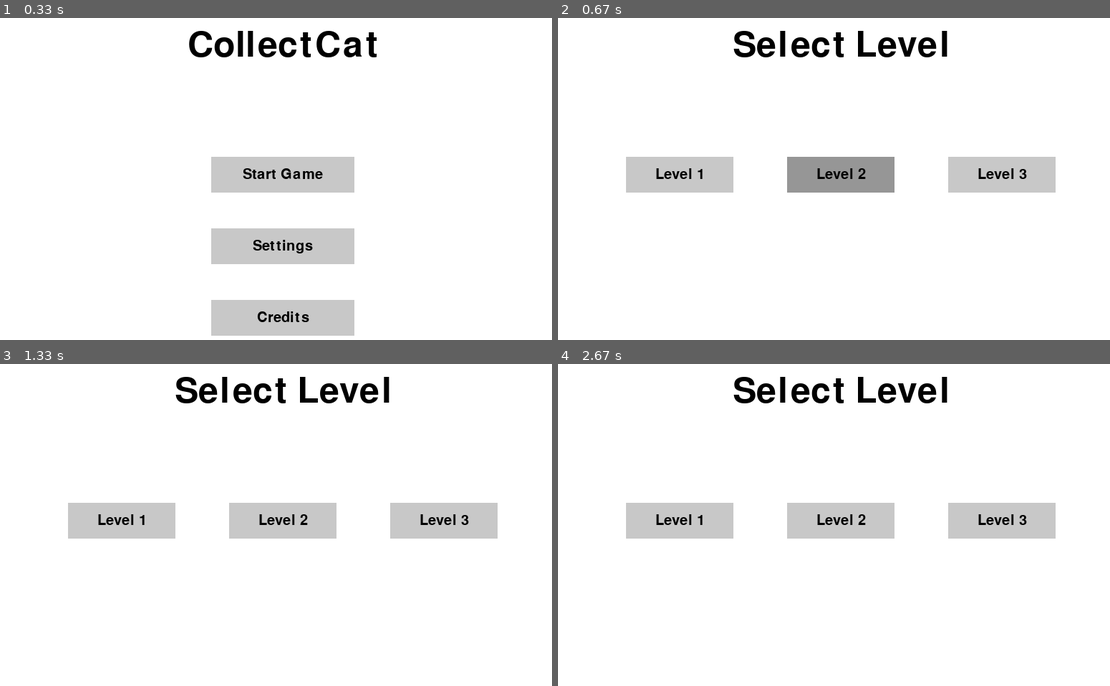
Above: before the commit, frames 1-4 (two rows, left to right).
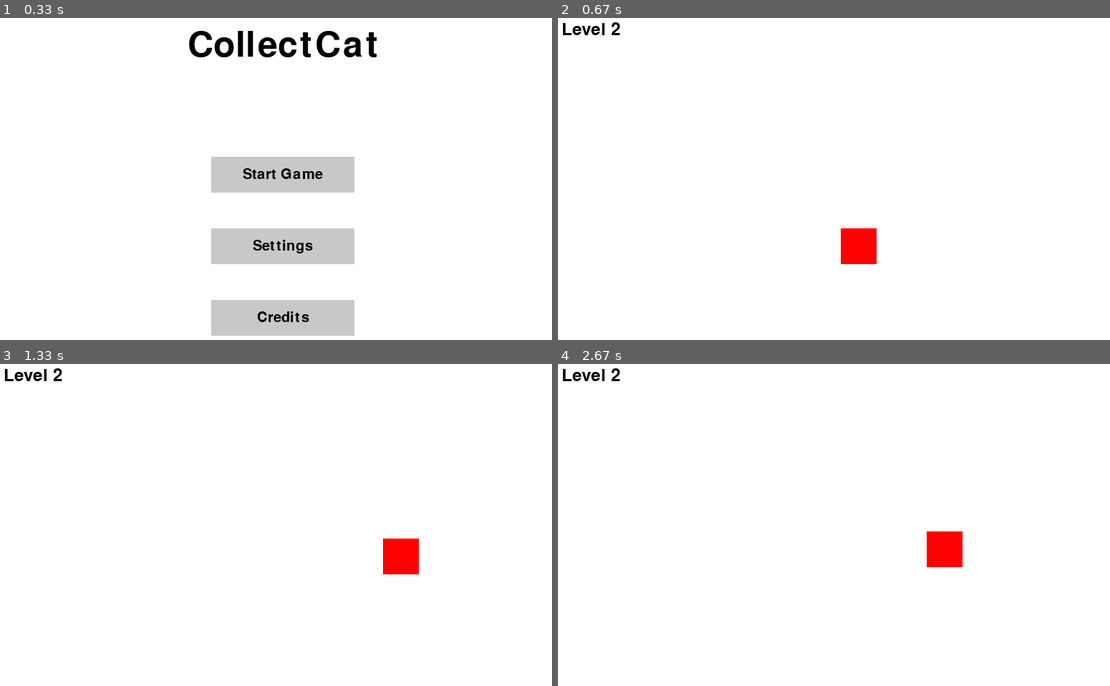
Above: after the commit, the same moments.

Repository: pondmaDev/PygameProject
Game: pygame game, started from main.py
Same seed, same stepped clock (60 frames per second), same inputs: the game is played once before the commit and once after it.
Inputs (mouse positions are in pixels of both pictures, inside the frame that each line leads up to):
- Up to frame 1 (0.33 s): no input
- Up to frame 2 (0.67 s): click "Start Game" at 0.38 s
- Up to frame 3 (1.33 s): hold Right 0.67-1.13 s; move the mouse to (259, 592) at 0.7 s; hold Up from 1.17 s (still down)
- Up to frame 4 (2.67 s): release Up at 1.47 s; hold Right 1.5-1.97 s; hold Left 2-2.53 s; hold Down from 2.57 s (still down)

Frame 1 is identical in both runs. In frame 2, 8.7% of the frame differs, in the area x 0-91%, y 1-77%; in frame 3, 8.7%; in frame 4, 8.7%.

Commit message:
After this , I add some character and new window for each level

Diff:
--- a/main.py
+++ b/main.py
@@ -1,6 +1,7 @@
-from scripts import interface
+
 import pygame
 import sys
+from scripts import *
 
 def check_interface():
     try:
@@ -10,32 +11,33 @@
 
         # Check if screen is created
         if not pygame.display.get_surface():
-            interface.screen = pygame.display.set_mode((interface.screen_width, interface.screen_height))
+            screen = pygame.display.set_mode((screen_width, screen_height))
 
         # Test draw_button function
-        test_button = interface.draw_button('Test', 100, 100, 100, 50, (200, 200, 200), (150, 150, 150))
+        test_button = draw_button('Test', 100, 100, 100, 50, (200, 200, 200), (150, 150, 150))
 
-        # Test main_menu function (just call it without entering the loop)
-        interface.main_menu()
+        # Test character creation
+        test_character = Character(screen_width // 2, screen_height // 2, 50, 50, RED)
 
-        # Test level_selection function (just call it without entering the loop)
-        interface.level_selection()
+        # Test movement function
+        keys = pygame.key.get_pressed()
+        move_character(test_character, keys, screen_width, screen_height)
 
-        print("Section 1 : Interface : Works Successfully")
+        print("Interface, Character, and Movement modules work successfully")
         return True
     except Exception as e:
-        print(f"Error in interface.py: {e}")
+        print(f"Error in initialization: {e}")
         return False
 
 def main():
     if check_interface():
-        # If interface check passes, proceed with the rest of the game
+        # If interface check passes, proceed with the game
         try:
-            interface.main_menu()  # Start the game with the main menu
+            main_menu()  # Start the game with the main menu
         except Exception as e:
             print(f"Error during game execution: {e}")
     else:
-        print("Interface check failed. Exiting the game.")
+        print("Initialization check failed. Exiting the game.")
 
     pygame.quit()
     sys.exit()
--- /dev/null
+++ b/scripts/__init__.py
@@ -0,0 +1,4 @@
+
+from .interface import *
+from .character import *
+from .movement import *
--- /dev/null
+++ b/scripts/character.py
@@ -0,0 +1,17 @@
+import pygame
+
+class Character:
+    def __init__(self, x, y, width, height, color):
+        self.x = x
+        self.y = y
+        self.width = width
+        self.height = height
+        self.color = color
+        self.rect = pygame.Rect(x, y, width, height)
+
+    def draw(self, screen):
+        pygame.draw.rect(screen, self.color, self.rect)
+
+    def update(self):
+        self.rect.x = self.x
+        self.rect.y = self.y
--- a/scripts/interface.py
+++ b/scripts/interface.py
@@ -1,5 +1,7 @@
 import pygame
 import sys
+from .character import Character
+from .movement import move_character
 
 # Initialize Pygame
 pygame.init()
@@ -11,7 +13,9 @@
 # Colors
 WHITE = (255, 255, 255)
 BLACK = (0, 0, 0)
-
+RED = (255, 0, 0)
+GREEN = (0, 255, 0)
+BLUE = (0, 0, 255)
 # Create screen
 screen = pygame.display.set_mode((screen_width, screen_height))
 pygame.display.set_caption('CollectCat')
@@ -23,6 +27,7 @@
 # Load background image (placeholder)
 # background_image = pygame.image.load('your_background_image.png')
 # background_image = pygame.transform.scale(background_image, (screen_width, screen_height))
+
 
 def draw_button(text, x, y, width, height, inactive_color, active_color):
     mouse = pygame.mouse.get_pos()
@@ -41,6 +46,7 @@
     text_rect.center = ((x + (width / 2)), (y + (height / 2)))
     screen.blit(text_surf, text_rect)
     return False
+
 
 def main_menu():
     while True:
@@ -66,6 +72,7 @@
 
         pygame.display.flip()
 
+
 def level_selection():
     while True:
         for event in pygame.event.get():
@@ -73,24 +80,48 @@
                 pygame.quit()
                 sys.exit()
 
-        # Fill screen with background image
-        # screen.blit(background_image, (0, 0))
-        screen.fill(WHITE)  # Temporary, replace with background image
+        screen.fill(WHITE)
 
-        # Title
         font = pygame.font.Font(None, 74)
         title_text = font.render('Select Level', True, BLACK)
         screen.blit(title_text, (screen_width // 2 - title_text.get_width() // 2, 20))
 
-        # Level buttons
         if draw_button('Level 1', 100, 200, 150, 50, (200, 200, 200), (150, 150, 150)):
-            print("Starting Level 1")  # Replace with actual level start
+            start_game(1)
         if draw_button('Level 2', 325, 200, 150, 50, (200,  200, 200), (150, 150, 150)):
-            print("Starting Level 2")  # Replace with actual level start
+            start_game(2)
         if draw_button('Level 3', 550, 200, 150, 50, (200, 200, 200), (150, 150, 150)):
-            print("Starting Level 3")  # Replace with actual level start
+            start_game(3)
 
         pygame.display.flip()
 
+
+def start_game(level):
+    global character
+    character = Character(screen_width // 2, screen_height // 2, 50, 50, RED)
+
+    running = True
+    while running:
+        for event in pygame.event.get():
+            if event.type == pygame.QUIT:
+                pygame.quit()
+                sys.exit()
+
+        keys_pressed = pygame.key.get_pressed()
+        move_character(character, keys_pressed, screen_width, screen_height)
+
+        screen.fill(WHITE)
+        character.update()
+        character.draw(screen)
+
+        font = pygame.font.Font(None,  36)
+        level_text = font.render(f'Level {level}', True, BLACK)
+        screen.blit(level_text, (10, 10))
+
+        pygame.display.flip()
+
+    pygame.quit()
+    sys.exit()
+
 if __name__ == "__main__":
     main_menu()
--- a/scripts/movement.py
+++ b/scripts/movement.py
@@ -0,0 +1,13 @@
+import pygame
+from .character import Character
+
+def move_character(character, keys_pressed, screen_width, screen_height):
+    speed = 5
+    if keys_pressed[pygame.K_LEFT] and character.x - speed > 0:
+        character.x -= speed
+    if keys_pressed[pygame.K_RIGHT] and character.x + speed + character.width < screen_width:
+        character.x += speed
+    if keys_pressed[pygame.K_UP] and character.y - speed > 0:
+        character.y -= speed
+    if keys_pressed[pygame.K_DOWN] and character.y + speed + character.height < screen_height:
+        character.y += speed
--- a/scripts/window.py
+++ /dev/null
@@ -1,24 +0,0 @@
-import pygame, sys
-pygame.init()
-
-window = pygame.display.set_mode((500, 500))
-pygame.display.set_caption('First Game')
-
-
-#this section of code is to set inf loop of display window
-running = True
-while running:
-    # Event handling
-    for event in pygame.event.get():
-        if event.type == pygame.QUIT:
-            running = False
-
-    # Fill the window with a color (optional)
-    window.fill((0, 128, 255))  # Light blue background
-
-    # Update the display
-    pygame.display.flip()
-
-# Quit Pygame properly
-pygame.quit()
-sys.exit()
